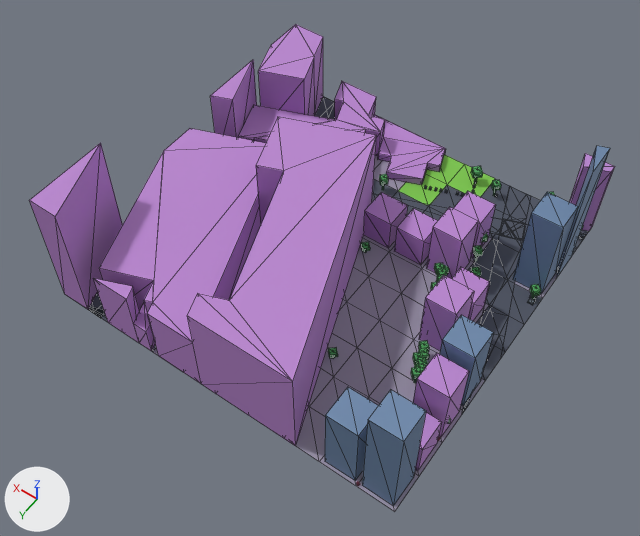
Before and after pictures for a commit that changed the glTF model public/maps/melbourne/chunks/5_-18.glb.
Rendered twice from a 50 mm lens placed at (556.3, 2252.1, 220.4), pointed at (650.4, 2120.2, 13.2). Every picture has the same lights, and +X, +Y and +Z are marked at lower left. The first picture is the older version. Mesh edges are drawn as thin lines. Where no turn or scale is listed for an object, it has been applied to the vertices. Vertices at exactly the same position are counted once.

Objects in the first picture: 'compiled-chunk'.
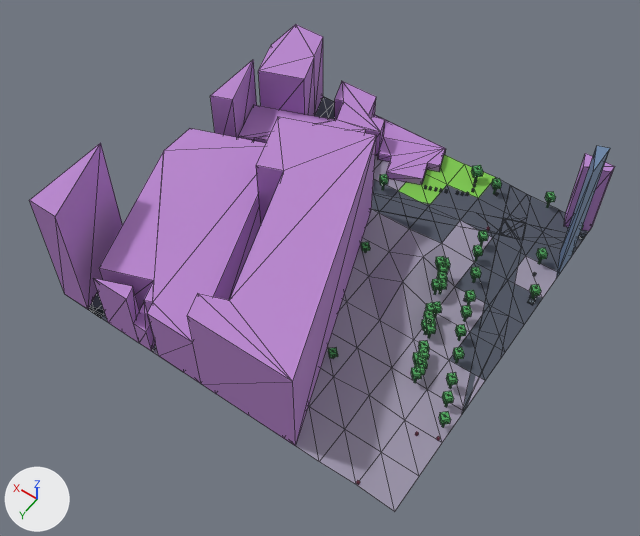
Boxes (x1, y1, x2, y2) around the edits, measured in the pictures (640 x 536 px; the box of a moved part takes in the faces that stretch with it):
part 1 of me_mesh_0, moved or reshaped
    before: (471, 166, 483, 178)
    after: (471, 165, 483, 177)
part 2 of me_mesh_0, moved or reshaped
    before: (434, 263, 444, 274)
    after: (435, 256, 446, 268)
part 3 of me_mesh_0, moved or reshaped
    before: (431, 282, 438, 290)
    after: (431, 278, 442, 291)
part 4 of me_mesh_0, moved or reshaped
    before: (437, 269, 447, 276)
    after: (438, 265, 448, 274)
part 5 of me_mesh_0, moved or reshaped
    before: (443, 264, 449, 274)
    after: (442, 258, 450, 269)
part 6 of me_mesh_0, moved or reshaped
    before: (491, 180, 501, 191)
    after: (491, 178, 502, 189)
part 7 of me_mesh_0, moved or reshaped (not visible before)
    after: (440, 279, 447, 290)
part 8 of me_mesh_0, moved or reshaped
    before: (482, 232, 488, 242)
    after: (478, 230, 488, 242)
part 9 of me_mesh_0, moved or reshaped
    before: (470, 267, 481, 277)
    after: (470, 267, 481, 279)
part 10 of me_mesh_0, moved or reshaped
    both: (473, 245, 483, 257)
part 11 of me_mesh_0, moved or reshaped
    before: (436, 275, 443, 281)
    after: (437, 272, 447, 282)
part 12 of me_mesh_0, moved or reshaped (not visible before)
    after: (425, 303, 436, 314)
part 13 of me_mesh_0, deleted
    before: (364, 191, 578, 471)
part 14 of me_mesh_0, moved or reshaped
    both: (320, 164, 579, 511)

The change, as a diff of the scene's bpy script:
```diff
--- a/public/maps/melbourne/chunks/5_-18.glb.py
+++ b/public/maps/melbourne/chunks/5_-18.glb.py
@@ me_mesh_0 @@
 # used by ob_compiled_chunk; location = (654.0, 2105.8, 24.0)
-me_mesh_0.from_pydata(...)  # 1300 vertices, 1953 faces; spans x -60.0..60.0, y -60.2..60.2, z -23.7..23.7
+me_mesh_0.from_pydata(...)  # 1204 vertices, 1809 faces; spans x -60.0..60.0, y -60.2..60.2, z -23.7..23.7
+# me_mesh_0 part 1: the loose piece of 8 vertices spanning x -21.0..-16.8, y -56.9..-52.7, z -20.5..-18.0 is moved by (0.0, 0.0, 0.4)
+# me_mesh_0 part 2: the loose piece of 8 vertices spanning x -31.6..-28.2, y -13.3..-9.9, z -19.8..-17.4 is moved by (0.0, 0.0, 3.1)
+# me_mesh_0 part 3: the loose piece of 8 vertices spanning x -34.6..-31.2, y -6.4..-3.0, z -19.9..-17.5 is moved by (0.0, 0.0, 1.6)
+# me_mesh_0 part 4: the loose piece of 8 vertices spanning x -33.3..-29.9, y -12.1..-8.7, z -19.8..-17.4 is moved by (0.0, 0.0, 2.3)
+# me_mesh_0 part 5: the loose piece of 8 vertices spanning x -32.8..-29.4, y -14.1..-10.7, z -19.8..-17.4 is moved by (0.0, 0.0, 2.4)
+# me_mesh_0 part 6: the loose piece of 8 vertices spanning x -28.9..-25.5, y -54.5..-51.1, z -20.0..-17.6 is moved by (0.0, 0.0, 0.7)
+# me_mesh_0 part 7: the loose piece of 8 vertices spanning x -35.6..-32.2, y -7.8..-4.4, z -19.9..-17.5 is moved by (0.0, 0.0, 1.1)
+# me_mesh_0 part 8: the loose piece of 8 vertices spanning x -36.2..-32.8, y -32.3..-28.9, z -20.0..-17.5 is moved by (0.0, 0.0, 0.3)
+# me_mesh_0 part 9: the loose piece of 8 vertices spanning x -41.5..-38.1, y -18.4..-15.0, z -20.0..-17.6 is moved by (0.0, 0.0, 0.1)
+# me_mesh_0 part 10: the loose piece of 8 vertices spanning x -37.8..-34.4, y -26.3..-22.9, z -20.0..-17.6 is moved by (0.0, 0.0, 0.1)
+# me_mesh_0 part 11: the loose piece of 8 vertices spanning x -34.6..-31.2, y -9.7..-6.3, z -19.9..-17.5 is moved by (0.0, 0.0, 1.6)
+# me_mesh_0 part 12: the loose piece of 8 vertices spanning x -37.4..-34.0, y 1.3..4.7, z -19.9..-17.5 is moved by (0.0, 0.0, 0.2)
+# me_mesh_0 part 13: 10 loose pieces with 80 vertices, spanning x -58.9..-1.1, y -34.7..47.2, z -23.7..7.6, are deleted
+# me_mesh_0 part 14: 119 vertices moved from x -48.0..-24.0, y -59.8..60.2, z -23.7..-17.5 to x -48.0..-24.0, y -59.8..60.2, z -23.6..-17.3; 32 vertices removed from x -58.9..-20.5, y -49.9..59.9, z -23.5..12.5; 16 vertices added at x -48.4..-20.5, y -49.9..59.9, z -22.9..-21.8
+# other edits to the shape of me_mesh_0 do not show in these pictures
 me_mesh_0.materials.append(mat_asphalt)
```
